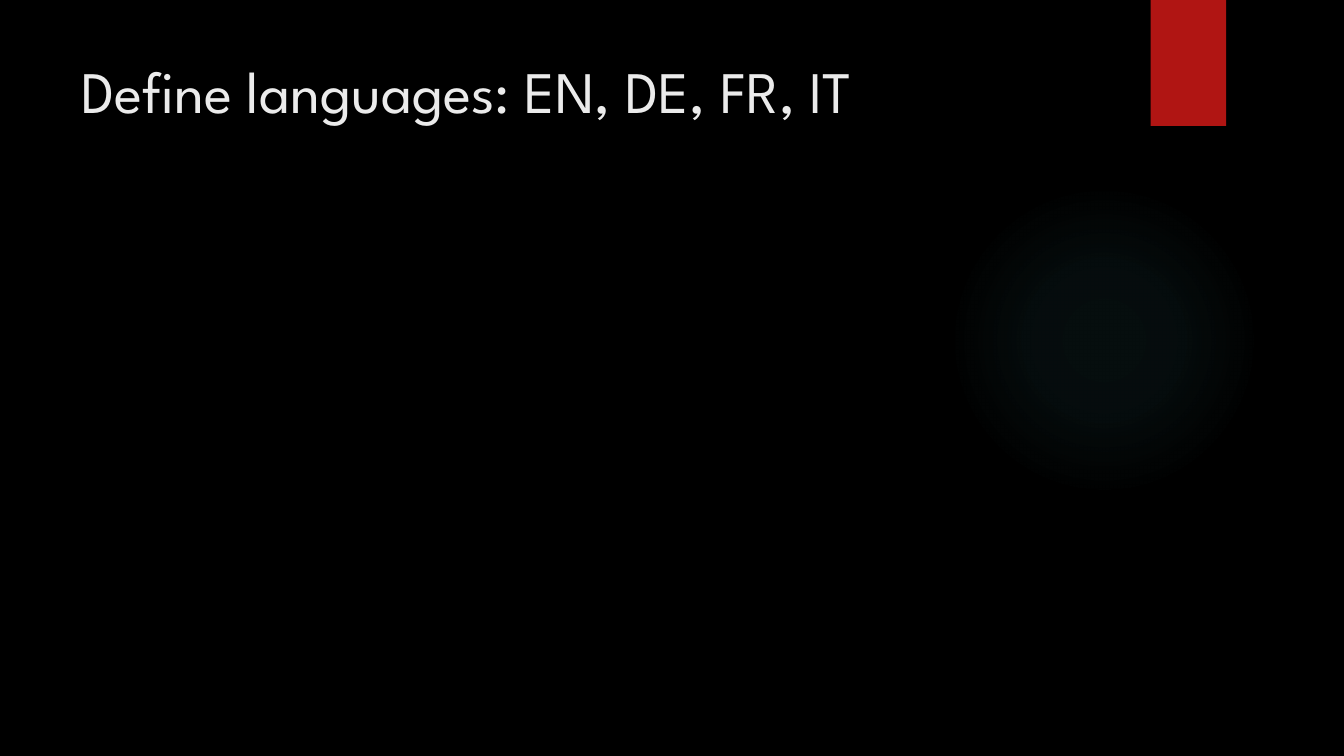
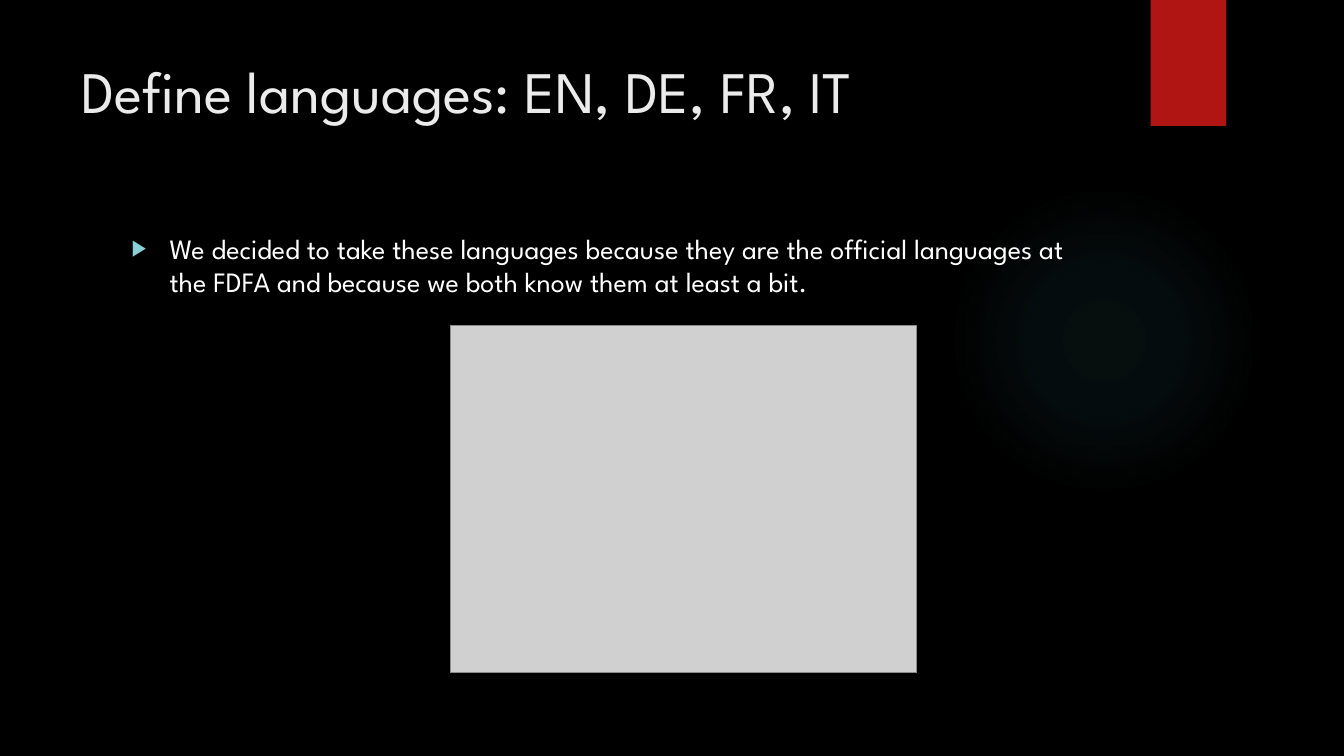
Before and after one commit to Beabir/TaskModule4_MNER, a slide deck: slide 4 of CAS NLP Module 4_jd_bb.pptx. Drawn at 1344x756 pixels with LibreOffice and Linux fonts; fonts in the diff are those of the drawing; grey boxes stand for pictures; background and template pictures are left out. Boxes give left, top, right and bottom in pixels: in the first picture for what was removed or moved away, otherwise in the second. Text is boxed around its words. In the diff, an @@ line names an element or a change of style, - is before the commit and + after.

```diff
--- a/CAS NLP Module 4_jd_bb.pptx
+++ b/CAS NLP Module 4_jd_bb.pptx
@@ text added at <box>170,239,1063,293</box>, 20 pt, text #FFFFFF @@
+▶ We decided to take these languages because they are the official languages at the FDFA and because we both know them at least a bit.
@@ picture added at <box>450,326,917,673</box> @@
```
Also in this commit, not shown: 2 other slides changed, 1 other file.
